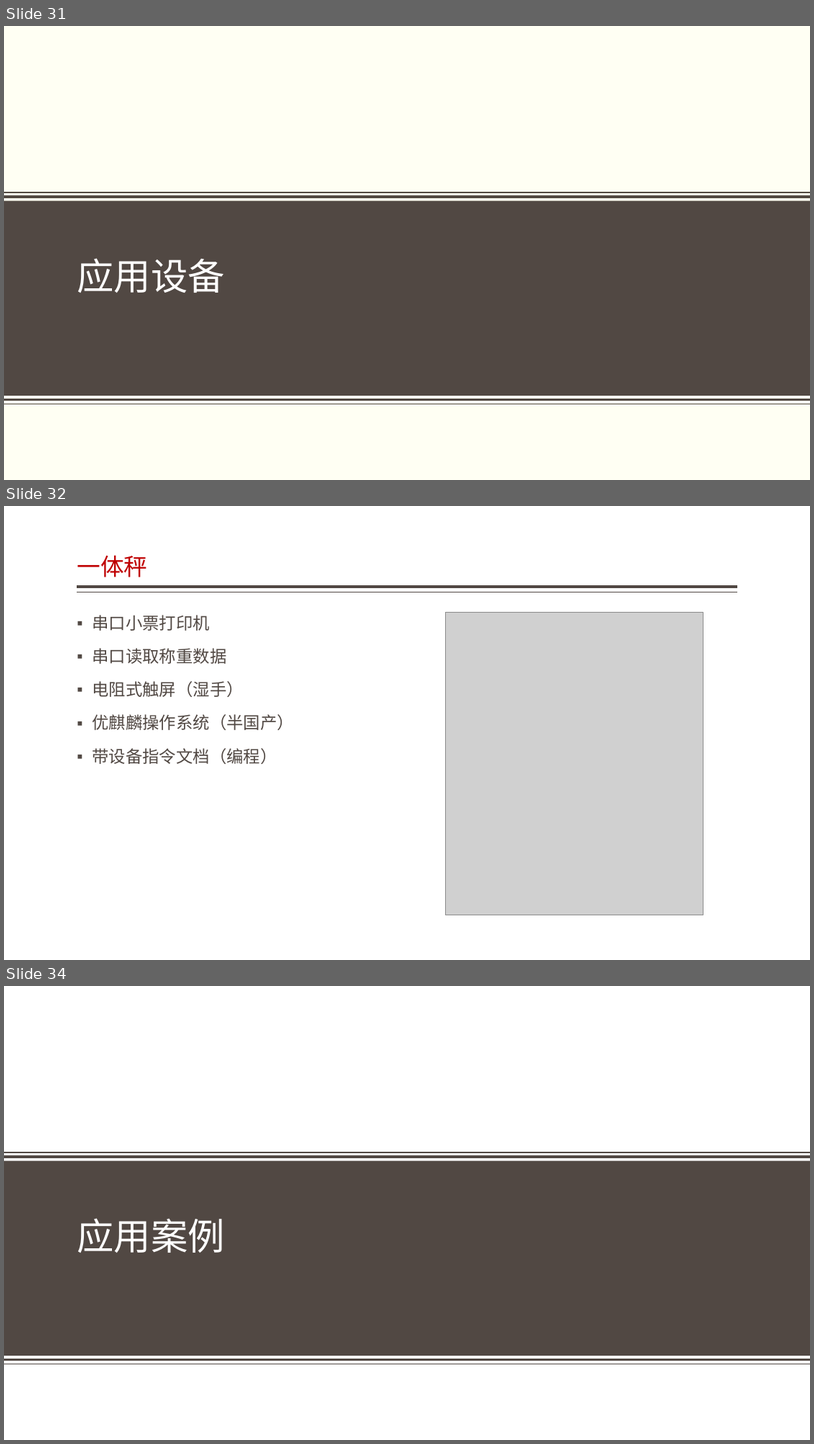
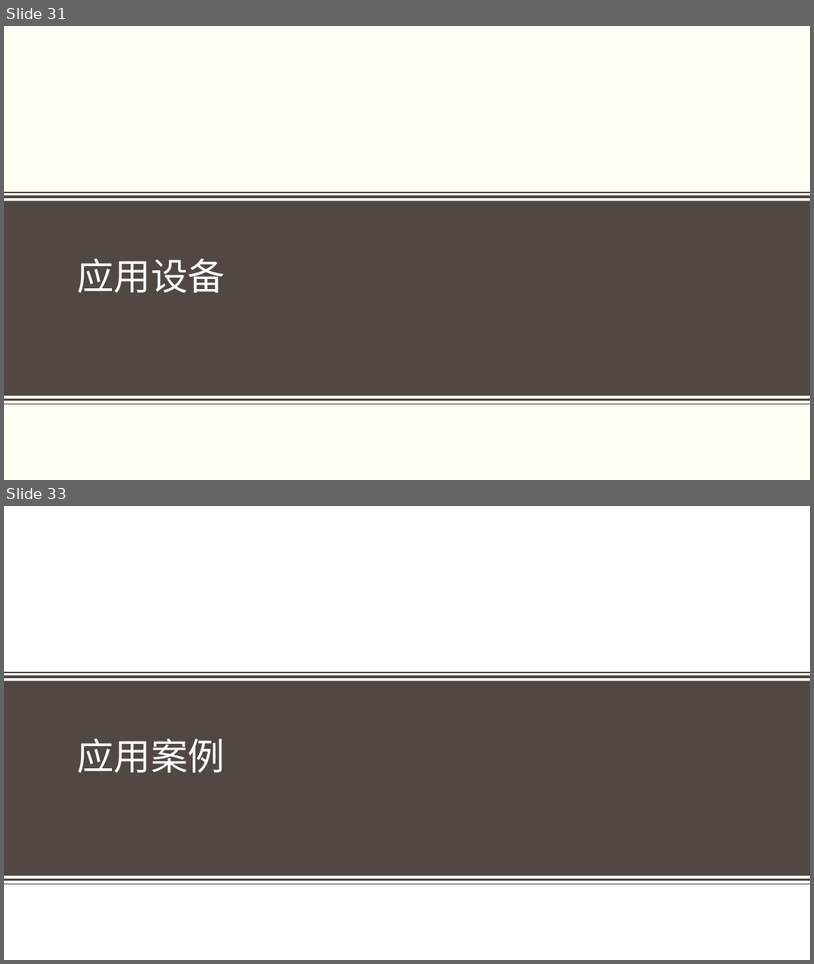
Before and after one commit to jzgi/chainsmart, a slide deck: Docs/振兴设计概要.pptx. Shown one above the other, each under a label of ours: slides 31, 32 and 34 before the commit, slides 31 and 33 after it; the slides between them are not shown. The pictures are 814x1444 and 814x964 pixels, drawn with LibreOffice and Linux fonts; fonts in the diff are those of the drawing; grey boxes stand for pictures; background and template pictures are left out. Boxes give left, top, right and bottom in pixels: in the first picture for what was removed or moved away, otherwise in the second. Text is boxed around its words. In the diff, an @@ line names an element or a change of style, - is before the commit and + after.

```diff
--- a/Docs/振兴设计概要.pptx
+++ b/Docs/振兴设计概要.pptx
@@ slide 32 removed at bbox=[4, 506, 810, 960], background #FFFFFF @@
@@ title removed at bbox=[77, 555, 147, 577] @@
-一体秤
@@ line removed from (738, 587) to (77, 587) @@
@@ line removed from (738, 592) to (77, 592) @@
@@ picture removed at bbox=[446, 612, 704, 914] @@
@@ text removed at bbox=[92, 615, 293, 764] @@
-▪ 串口小票打印机
-▪ 串口读取称重数据
-▪ 电阻式触屏（湿手）
-▪ 优麒麟操作系统（半国产）
-▪ 带设备指令文档（编程）
@@ what was slide 34 is now slide 33 @@
```
Also in this commit, not shown: 1 slide changed, 30 other files.
